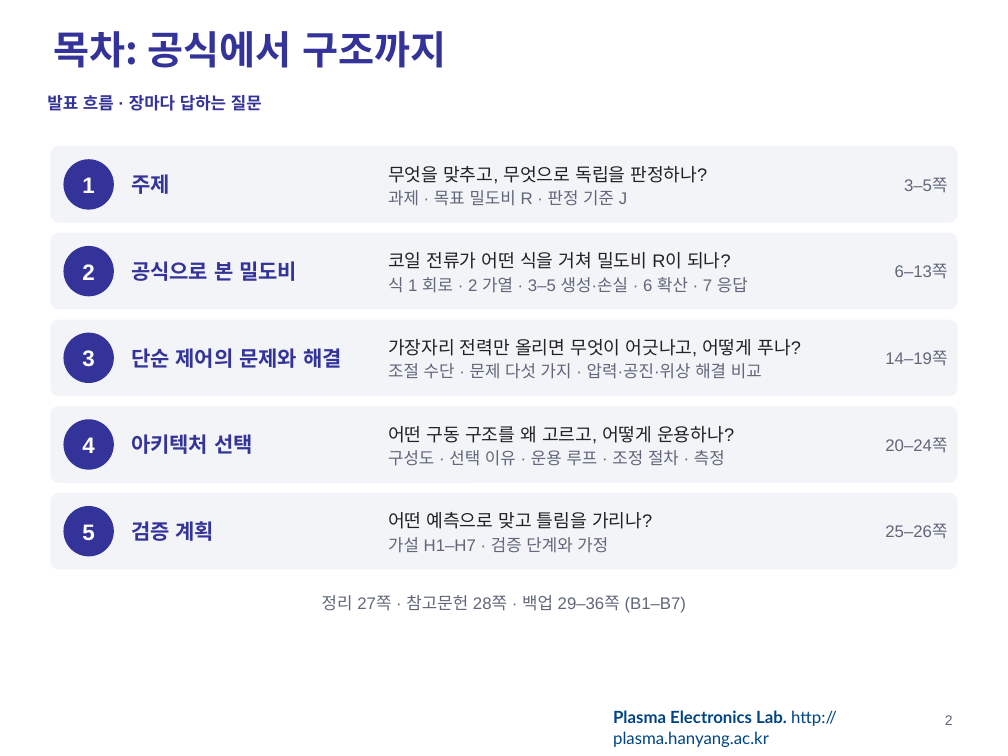
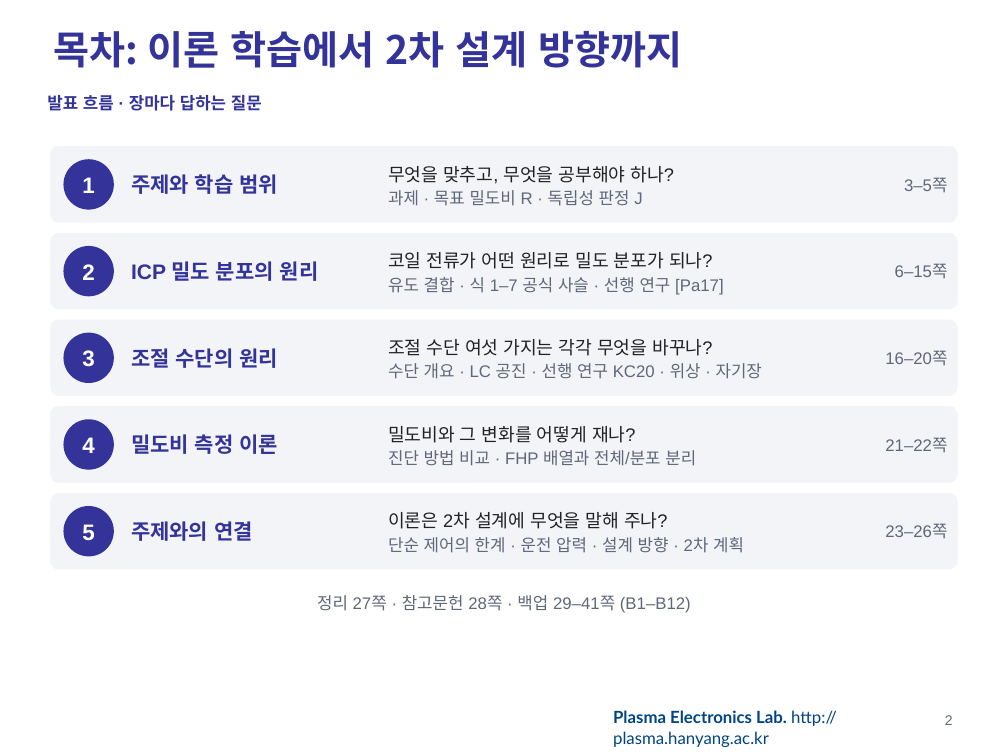
Before and after one commit to garlicjam-pyo/plasma, a slide deck: slide 2 of presentations/1차발표_최종.pptx. Drawn at 1008x756 pixels with LibreOffice and Linux fonts; fonts in the diff are those of the drawing; background and template pictures are left out. Boxes give left, top, right and bottom in pixels: in the first picture for what was removed or moved away, otherwise in the second. Text is boxed around its words. In the diff, an @@ line names an element or a change of style, - is before the commit and + after.

```diff
--- a/presentations/1차발표_최종.pptx
+++ b/presentations/1차발표_최종.pptx
@@ title at [54,31,682,68]: text changed @@
-목차: 공식에서 구조까지
+목차: 이론 학습에서 2차 설계 방향까지
@@ text at [131,174,278,194]: text changed @@
-주제
+주제와 학습 범위
@@ text at [388,166,674,206]: text changed @@
-무엇을 맞추고, 무엇으로 독립을 판정하나?
-과제 · 목표 밀도비 R · 판정 기준 J
+무엇을 맞추고, 무엇을 공부해야 하나?
+과제 · 목표 밀도비 R · 독립성 판정 J
@@ text at [131,261,319,281]: text changed @@
-공식으로 본 밀도비
+ICP 밀도 분포의 원리
@@ text at [388,252,723,295]: text changed @@
-코일 전류가 어떤 식을 거쳐 밀도비 R이 되나?
-식 1 회로 · 2 가열 · 3–5 생성·손실 · 6 확산 · 7 응답
+코일 전류가 어떤 원리로 밀도 분포가 되나?
+유도 결합 · 식 1–7 공식 사슬 · 선행 연구 [Pa17]
@@ text at [895,264,948,278]: text changed @@
-6–13쪽
+6–15쪽
@@ text at [131,348,278,368]: text changed @@
-단순 제어의 문제와 해결
+조절 수단의 원리
@@ text at [388,339,762,379]: text changed; size 13 to 12 pt; text colour #222222 to #5F6779 @@
-가장자리 전력만 올리면 무엇이 어긋나고, 어떻게 푸나?
-조절 수단 · 문제 다섯 가지 · 압력·공진·위상 해결 비교
+조절 수단 여섯 가지는 각각 무엇을 바꾸나?
+수단 개요 · LC 공진 · 선행 연구 KC20 · 위상 · 자기장
@@ text at [885,350,947,365]: text changed @@
-14–19쪽
+16–20쪽
@@ text at [131,434,278,454]: text changed @@
-아키텍처 선택
+밀도비 측정 이론
@@ text at [388,426,696,466]: text changed @@
-어떤 구동 구조를 왜 고르고, 어떻게 운용하나?
-구성도 · 선택 이유 · 운용 루프 · 조정 절차 · 측정
+밀도비와 그 변화를 어떻게 재나?
+진단 방법 비교 · FHP 배열과 전체/분포 분리
@@ text at [885,437,947,452]: text changed @@
-20–24쪽
+21–22쪽
@@ text at [131,521,253,541]: text changed @@
-검증 계획
+주제와의 연결
@@ text at [388,512,744,553]: text changed; size 13 to 12 pt; text colour #222222 to #5F6779 @@
-어떤 예측으로 맞고 틀림을 가리나?
-가설 H1–H7 · 검증 단계와 가정
+이론은 2차 설계에 무엇을 말해 주나?
+단순 제어의 한계 · 운전 압력 · 설계 방향 · 2차 계획
@@ text at [885,524,947,538]: text changed @@
-25–26쪽
+23–26쪽
@@ text at [317,595,691,613]: text changed @@
-정리 27쪽 · 참고문헌 28쪽 · 백업 29–36쪽 (B1–B7)
+정리 27쪽 · 참고문헌 28쪽 · 백업 29–41쪽 (B1–B12)
```
Also in this commit, not shown: 32 other slides changed, 7 slides added, 2 slides removed, 8 other files.
